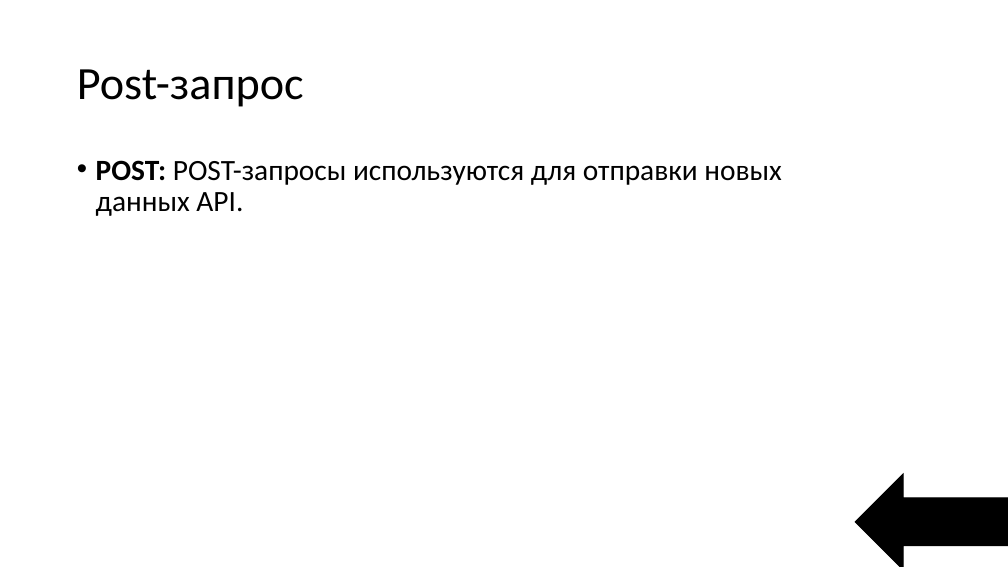
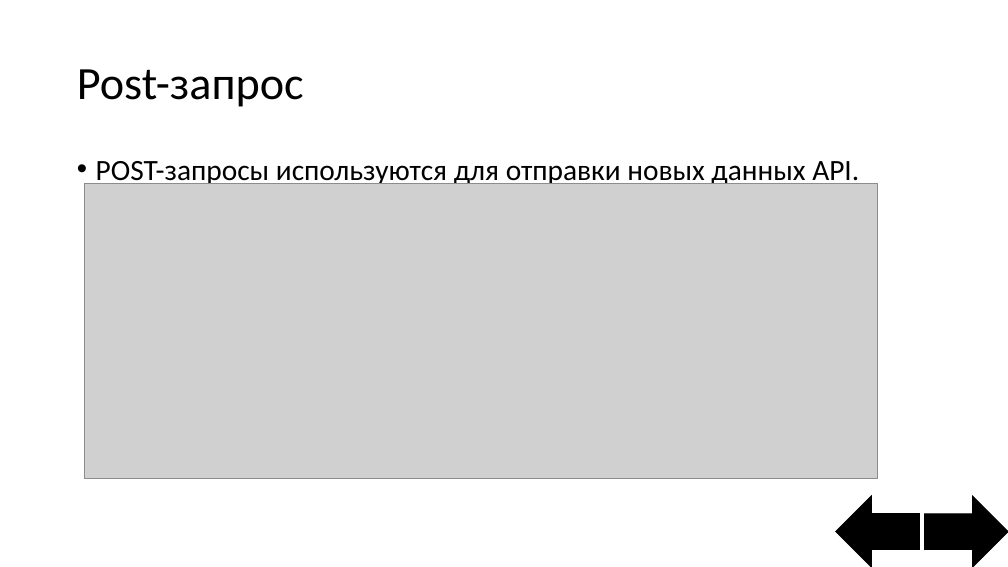
Before and after one commit to StepaN132/Game, a slide deck: slide 4 of Интерактивная игра.pptx. Drawn at 1008x567 pixels with LibreOffice and Linux fonts; fonts in the diff are those of the drawing; grey boxes stand for pictures. Boxes give left, top, right and bottom in pixels: in the first picture for what was removed or moved away, otherwise in the second. Text is boxed around its words. In the diff, an @@ line names an element or a change of style, - is before the commit and + after.

```diff
--- a/Интерактивная игра.pptx
+++ b/Интерактивная игра.pptx
@@ text at box(96, 161, 859, 187): text changed @@
-• POST: POST-запросы используются для отправки новых данных API.
+• POST-запросы используются для отправки новых данных API.
@@ picture added at box(85, 184, 878, 478) @@
@@ left arrow: place and size @@
-left arrow at box(855, 474, 1008, 567)
+left arrow at box(836, 496, 920, 567)
@@ left arrow added at box(925, 496, 1008, 567), fill #000000, outline #000000 1 pt @@
```
Also in this commit, not shown: 1 other slide changed, 13 slides added, 8 slides removed.
